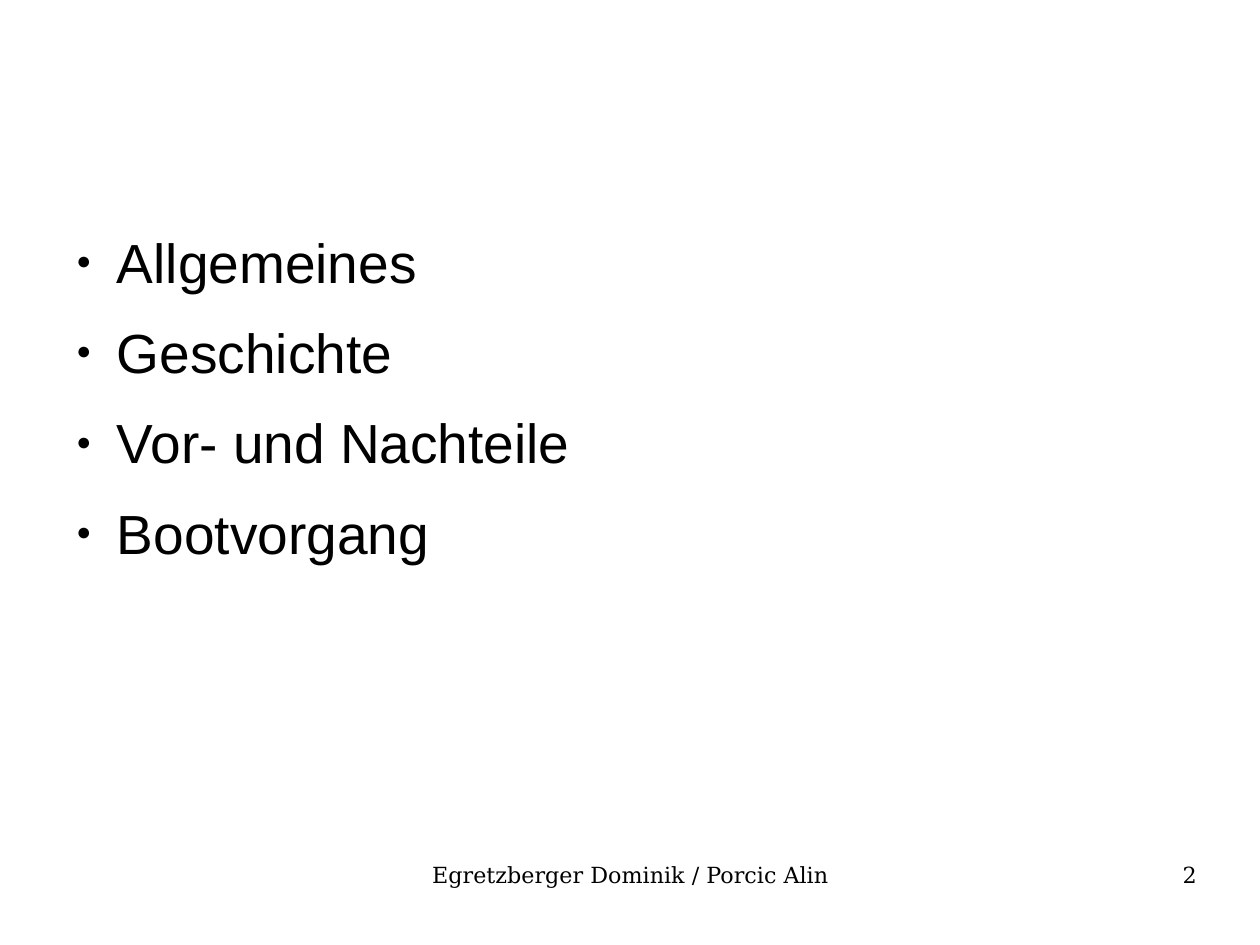
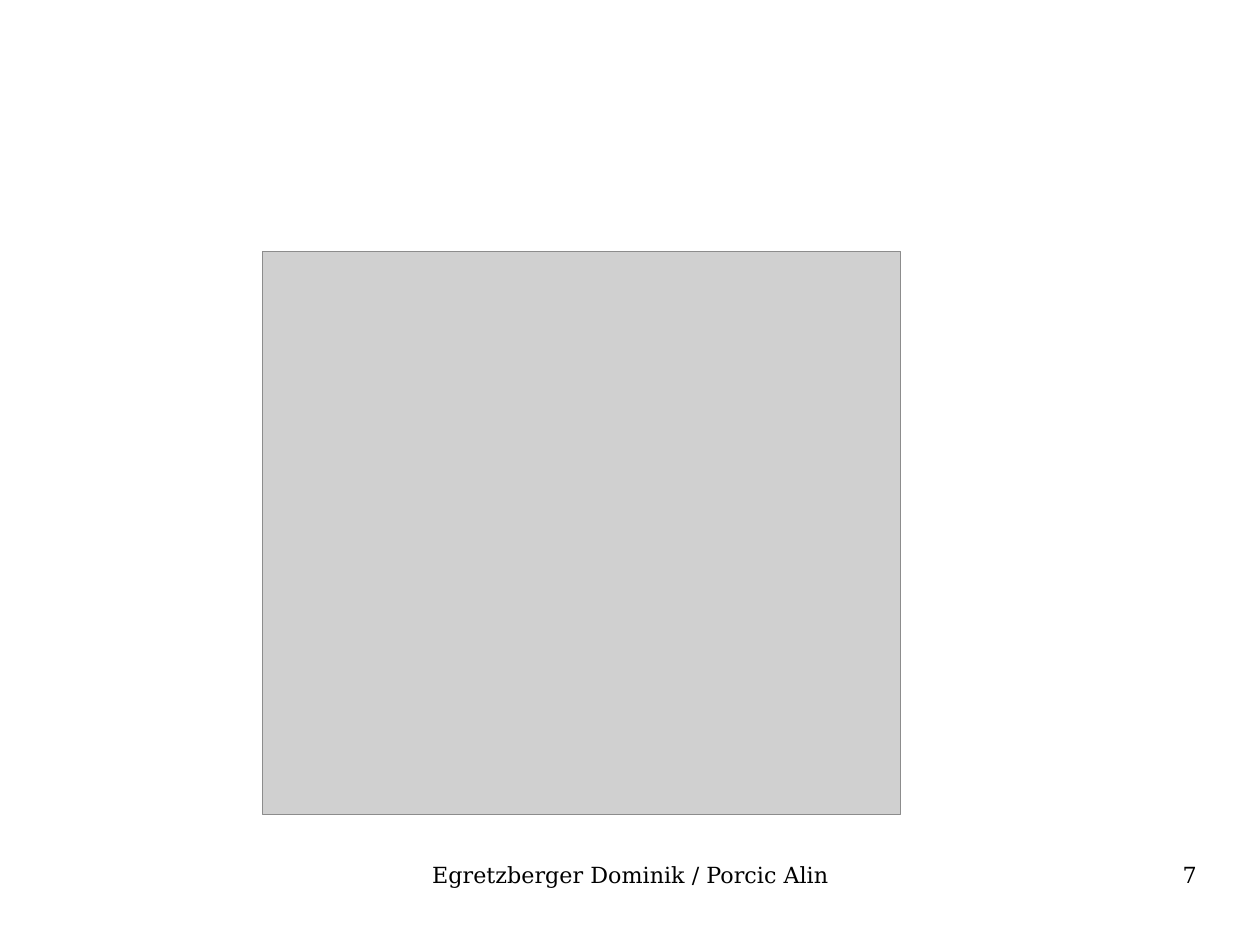
Before and after one commit to onixion/school, a slide deck: slide 7 of DIC/Referat_Linux/referat.odp (slide 2 before the commit). Drawn at 1260x945 pixels with LibreOffice and Linux fonts; fonts in the diff are those of the drawing; grey boxes stand for pictures; background and template pictures are left out. Boxes give left, top, right and bottom in pixels: in the first picture for what was removed or moved away, otherwise in the second. Text is boxed around its words. In the diff, an @@ line names an element or a change of style, - is before the commit and + after.

```diff
--- a/DIC/Referat_Linux/referat.odp
+++ b/DIC/Referat_Linux/referat.odp
@@ text removed at [117, 243, 569, 563] @@
-● Allgemeines
-● Geschichte
-● Vor- und Nachteile
-● Bootvorgang
@@ picture added at [263, 252, 901, 814] @@
@@ page number at [1183, 866, 1197, 883]: text changed @@
-2
+7
```
Also in this commit, not shown: 3 other slides changed, 7 slides added, 1 slide removed, 10 other files.
